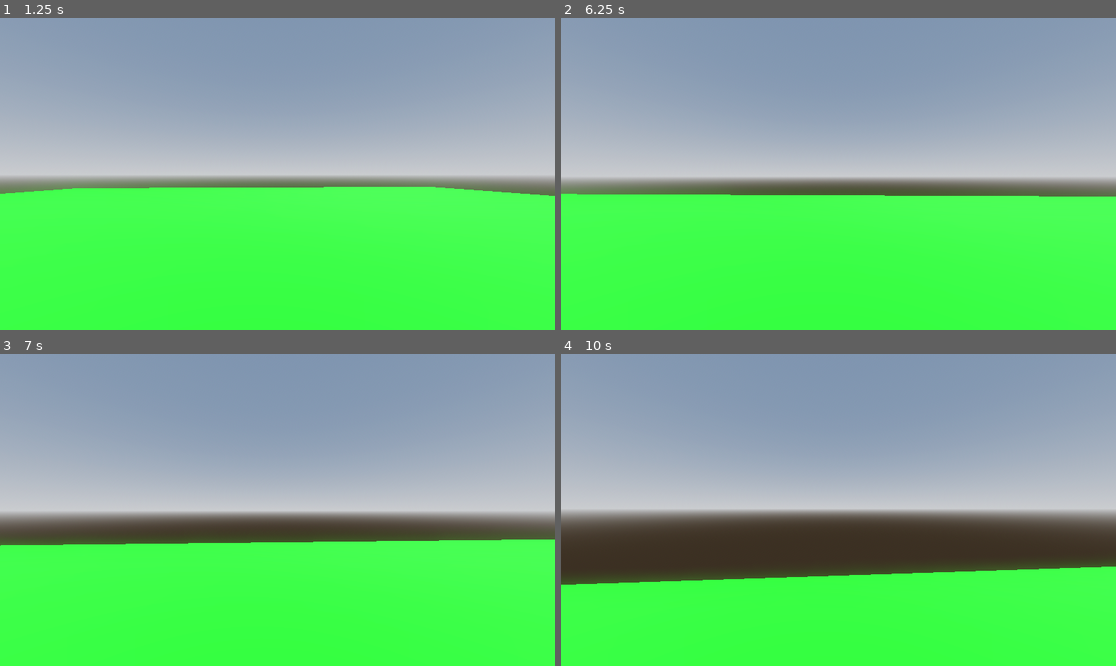
Above: before the commit, frames 1-4 (two rows, left to right).
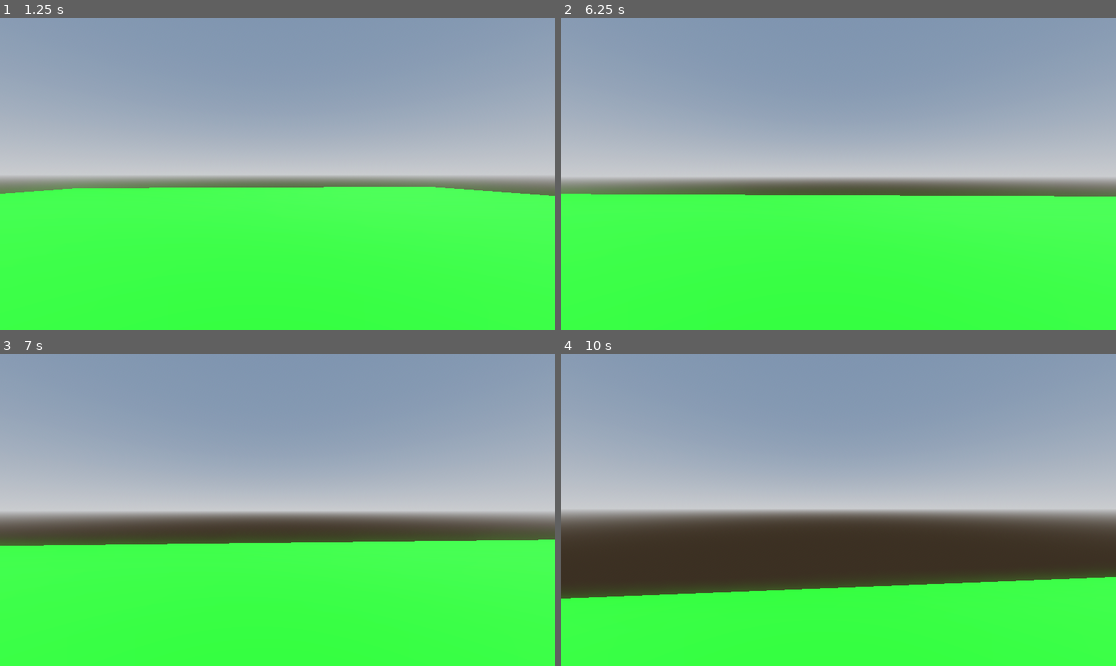
Above: after the commit, the same moments.

Repository: calico-dev/movement-game
Game: Godot game, scene res://world.tscn
Same seed, same stepped clock (60 frames per second), same inputs: the game is played once before the commit and once after it.
Inputs (mouse positions are in pixels of both pictures, inside the frame that each line leads up to):
- Up to frame 1 (1.25 s): tap Enter at 0.5 s; move the mouse to (305, 174) at 0.52 s; hold W (forward) from 0.53 s (still down); tap Space (jump) at 0.6, 0.77, 1.07 s
- Up to frame 2 (6.25 s): tap Space (jump) at 1.25, 1.52, 1.55, 1.82, 2.1, 3.02, 3.05, 3.32, 3.6, 3.77, 4.07, 4.52, 4.55, 4.82, 5.1, 5.75, 6.02, 6.05 s; move the mouse to (810, 174) at 1.27 s; tap Shift (sprint) every 1.5 s from 1.35 to 5.85 s; move the mouse to (849, 167) at 2.02 s; move the mouse to (832, 180) at 2.77 s; tap Enter at 3.5 s; move the mouse to (877, 177) at 3.52 s; move the mouse to (794, 170) at 4.27 s; move the mouse to (844, 174) at 5.02 s; move the mouse to (816, 167) at 5.77 s; release W (forward) at 5.78 s; hold D (right) from 5.78 s (still down)
- Up to frame 3 (7 s): tap Space (jump) at 6.32, 6.6, 6.77 s; move the mouse to (305, 510) at 6.52 s; release D (right) at 6.53 s; hold W (forward) from 6.53 s (still down)
- Up to frame 4 (10 s): tap Space (jump) at 7.07, 7.52, 7.55, 7.82, 8.1, 9.02, 9.05, 9.32, 9.6, 9.77 s; move the mouse to (810, 510) at 7.27 s; tap Shift (sprint) at 7.35, 8.85 s; move the mouse to (849, 503) at 8.02 s; move the mouse to (832, 516) at 8.77 s; release W (forward) at 8.78 s; hold A (left) 8.78-9.53 s; move the mouse to (877, 513) at 9.52 s; hold W (forward) from 9.53 s (still down)

Frame 1 is identical in both runs. In frame 2, less than 0.1% of the frame differs, in the area x 2-89%, y 56-58%; in frame 3, 0.1%; in frame 4, 5.0%, in the area x 0-100%, y 67-79%.

Commit message:
Update player.gd
Fixed infinite wall jump and implemented is_on_wall function

Diff:
--- a/player.gd
+++ b/player.gd
@@ -1,6 +1,7 @@
 extends CharacterBody3D
 
 var speed
+var walljump := 0
 const WALK_SPEED = 5.0
 const SPRINT_SPEED = 8.0
 const JUMP_VELOCITY = 4.5
@@ -74,8 +75,8 @@
 			velocity.x = lerp(velocity.x, direction.x * speed, delta * 9.0)
 			velocity.z = lerp(velocity.z, direction.z * speed, delta * 9.0)
 	else:
-		velocity.x = lerp(velocity.x, direction.x * speed, delta * 2.0)
-		velocity.z = lerp(velocity.z, direction.z * speed, delta * 2.0)
+		velocity.x = lerp(velocity.x, direction.x * speed, delta * 3.0)
+		velocity.z = lerp(velocity.z, direction.z * speed, delta * 3.0)
 
 	# FOV
 	var velocity_clamped = clamp(velocity.length(), 0.5, SPRINT_SPEED * 1.3)
@@ -88,15 +89,14 @@
 		if Input.is_action_just_pressed("jump"):
 			velocity.y = JUMP_VELOCITY * 1.1
 
-	# Wall jump using the ledge detection raycasts
-	var walljump := 2
+	move_and_slide()
 
+	# Handle wall jump
 	if is_on_floor():
 		walljump = 2
 
 	if is_on_wall():
-		if Input.is_action_just_pressed("jump") and walljump > 0:
+		if walljump > 0 and Input.is_action_just_pressed("jump"):
+			walljump -= 1
 			velocity.y = JUMP_VELOCITY
-			walljump -= 1
-
-	move_and_slide()
+			print(walljump)
